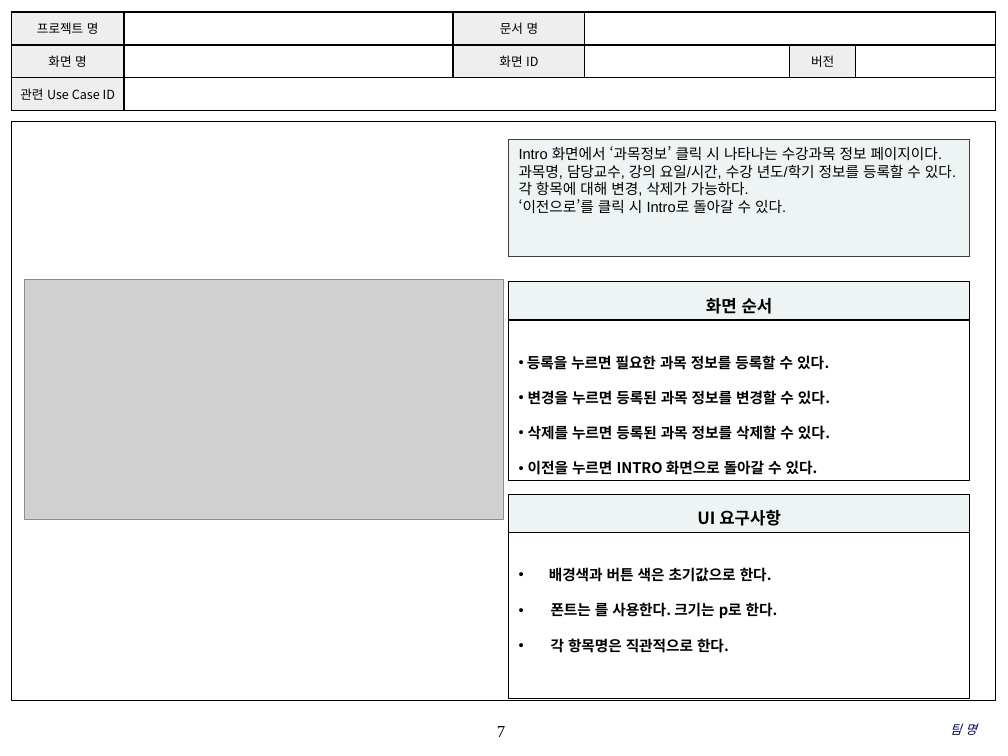
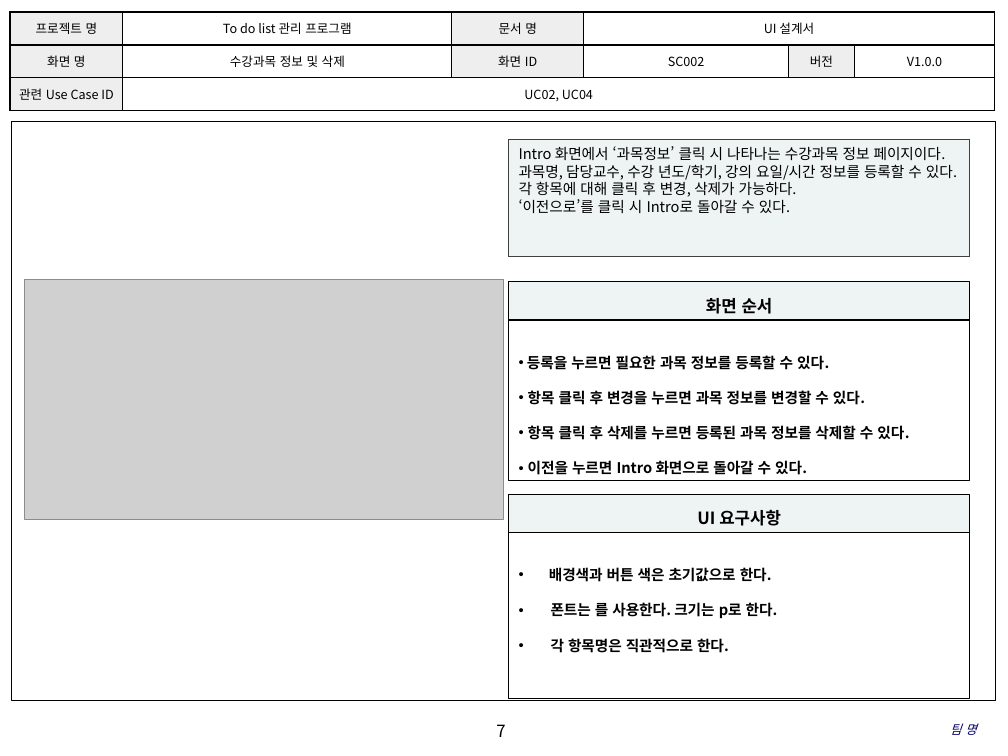
Before and after one commit to SE-admin/7, a slide deck: slide 7 of doc/3_ 설계서/UI Design Template.pptx. Drawn at 1008x756 pixels with LibreOffice and Linux fonts; fonts in the diff are those of the drawing; grey boxes stand for pictures; background and template pictures are left out. Boxes give left, top, right and bottom in pixels: in the first picture for what was removed or moved away, otherwise in the second. Text is boxed around its words. In the diff, an @@ line names an element or a change of style, - is before the commit and + after.

Commit message:
UI Design Template|doc|UI디자인오타수정

```diff
--- a/doc/3_ 설계서/UI Design Template.pptx
+++ b/doc/3_ 설계서/UI Design Template.pptx
@@ table at (10,12,994,111) @@
-row 1, column 2: 
+row 1, column 2: To do list 관리 프로그램
-row 1, column 4: 
+row 1, column 4: UI 설계서
-row 2: 화면 명 |  | 화면 ID |  | 버전 | 
+row 2: 화면 명 | 수강과목 정보 및 삭제 | 화면 ID | SC002 | 버전 | V1.0.0
-row 3, column 2: 
+row 3, column 2: UC02, UC04
@@ text in rectangle at (519,146,946,213): font Arial to Noto Sans CJK KR in "Intro 화면에서 ‘과목정보’ 클릭 시 나타나는 수강과목 ...", "‘이전으로’를 클릭 시 Intro로 돌아갈 수 있다." @@
@@ text in rectangle at (519,164,957,197): text changed; font Arial to Noto Sans CJK KR @@
-과목명, 담당교수, 강의 요일/시간, 수강 년도/학기 정보를 등록할 수 있다.
-각 항목에 대해 변경, 삭제가 가능하다.
+과목명, 담당교수, 수강 년도/학기, 강의 요일/시간 정보를 등록할 수 있다.
+각 항목에 대해 클릭 후 변경, 삭제가 가능하다.
@@ text in rectangle at (528,390,909,475): text changed @@
-• 변경을 누르면 등록된 과목 정보를 변경할 수 있다.
-• 삭제를 누르면 등록된 과목 정보를 삭제할 수 있다.
-• 이전을 누르면 INTRO 화면으로 돌아갈 수 있다.
+• 항목 클릭 후 변경을 누르면 과목 정보를 변경할 수 있다.
+• 항목 클릭 후 삭제를 누르면 등록된 과목 정보를 삭제할 수 있다.
+• 이전을 누르면 Intro 화면으로 돌아갈 수 있다.
@@ page number at (496,724,505,737): font Times New Roman to Noto Sans CJK KR @@
```
Also in this commit, not shown: 17 other slides changed.
